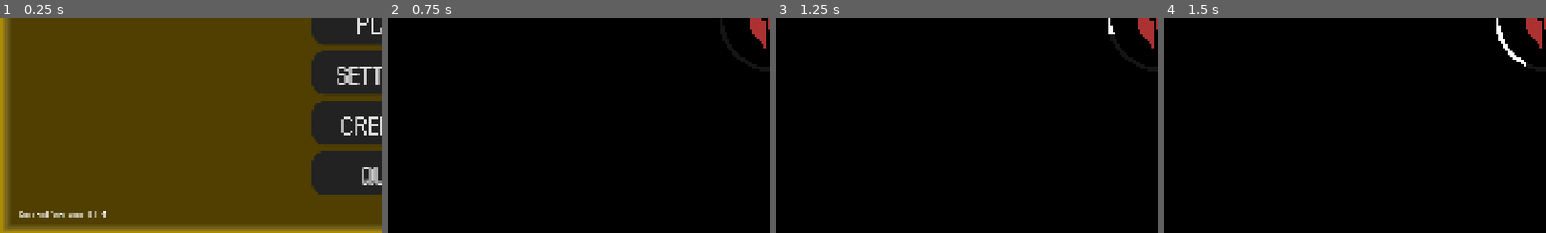
Above: before the commit, frames 1-4 (left to right).
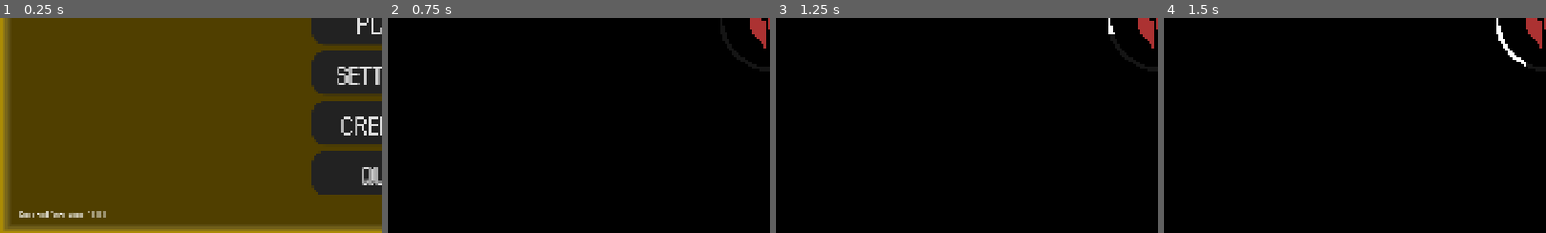
Above: after the commit, the same moments.

Repository: BDesro/Pantheon-V2
Game: Godot game, scene res://scenes/main_menu.tscn
Two runs of this game, one before a commit and one after it. Both use one fixed random seed, a clock stepped at 60 frames per second and the inputs below.
Inputs (mouse positions are % of the whole screen's width and height, from its top left):
- Up to frame 1 (0.25 s): no input
- Up to frame 2 (0.75 s): click "PLAY" at 0.5 s
- Up to frame 3 (1.25 s): no input
- Up to frame 4 (1.5 s): tap Enter at 1.25 s; move the mouse to (72, 45) at 1.27 s; press the mouse at (72, 45) at 1.28 s; hold D (right) from 1.28 s (still down)
The pictures show only the part of the screen within x 0-50%, y 50-100%; the shares and areas given below are measured in that part.

The runs differ from the first frame. In frame 1, 0.1% of the frame differs, in the area x 23-28%, y 89-93%; in frame 2, nothing differs; in frame 3, nothing differs; in frame 4, nothing differs.

Commit message:
Demo Version 1

Diff:
--- a/project.godot
+++ b/project.godot
@@ -11,7 +11,7 @@
 [application]
 
 config/name="Pantheon v2"
-config/version="0.8.4"
+config/version="1.0.0"
 run/main_scene="uid://bdmu5xc41yqp0"
 config/features=PackedStringArray("4.4", "Forward Plus")
 config/icon="uid://cnruh4vbp0h50"
